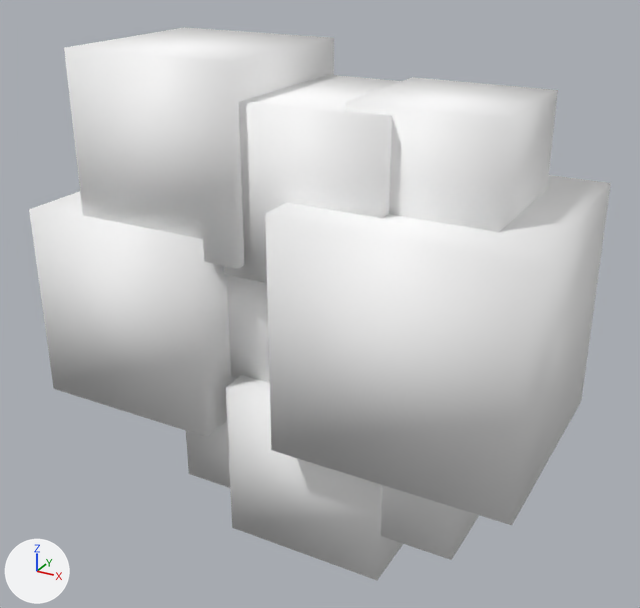
Before and after pictures for a commit that changed the FBX model Reference/Resource/Mesh/Animation/Effect/E_SP_Hakaikousen_Start.fbx.
Rendered twice from a 50 mm camera at (0.00737, -0.01394, 0.00732) aimed at (-0.00034, 0.0001, 0.0003). The lights are fixed; the arrows at lower left show +X, +Y and +Z. Where no turn or scale is listed for an object, it has been applied to the vertices.

The first picture shows 'fire00', 'fire01', 'fire02', 'fire03', 'fire04', 'fire05', 'fire06', 'fire07', 'fire08'.
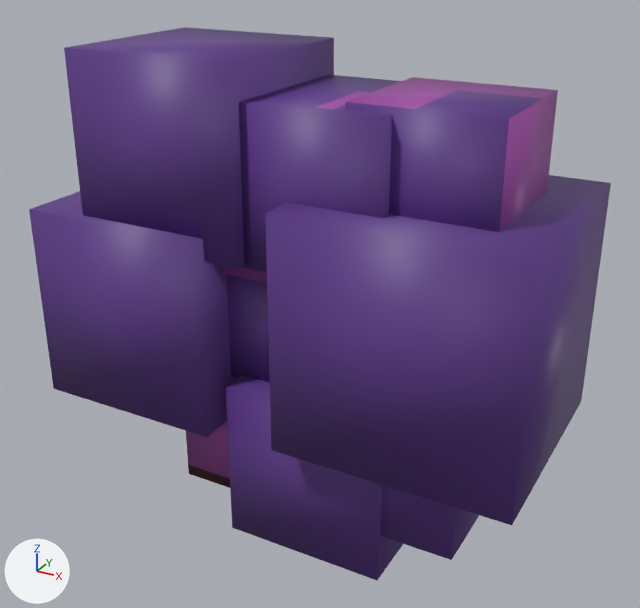
Edits to the bpy script that builds the scene:
```text
Add img_e_sp_hakaikousen_start_png:
    img_e_sp_hakaikousen_start_png = load_image('E_SP_Hakaikousen_Start.png', 'E_SP_Hakaikousen_Start.png', 1024, 1024, 'sRGB')
Change mat_lambert1:
    remove mat_lambert1.base_color = (1.0, 1.0, 1.0)  # white #ffffff
    mat_lambert1.roughness: 0.553 -> 0.5
    add mat_lambert1.texture = img_e_sp_hakaikousen_start_png  # with its transparency
```

Where the change shows, as pixel boxes (x1, y1, x2, y2) in the pictures (640 x 608 px):
'fire00', surface changed (white to purple)
    both: (265, 175, 611, 525)
'fire01', surface changed (white to purple)
    both: (64, 27, 334, 269)
'fire04', surface changed (white to purple)
    both: (29, 191, 237, 437)
'fire03', surface changed
    both: (345, 77, 558, 232)
'fire05', surface changed (white to purple)
    both: (223, 75, 401, 283)
'fire08', surface changed (grey to purple)
    both: (225, 375, 403, 580)
'fire06', surface changed (grey to purple)
    both: (380, 485, 479, 560)
'fire07', surface changed (grey to purple)
    both: (227, 275, 270, 383)
'fire02', surface changed (grey to purple)
    both: (186, 422, 230, 488)
